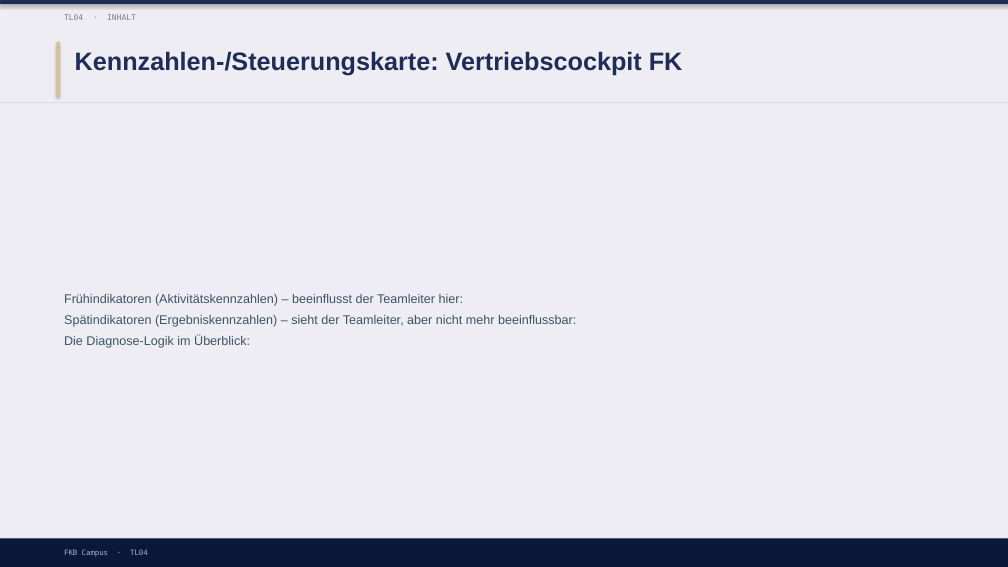
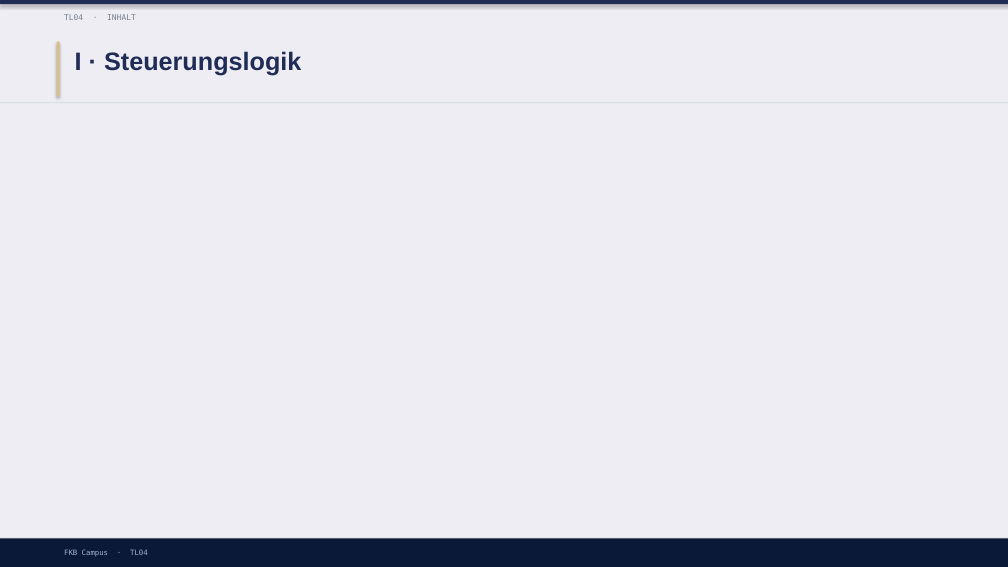
Before and after one commit to ck5rqc47pr-byte/firmenkundenakademie-online, a slide deck: slide 5 of protected-downloads/praesentation/TL04.pptx (slide 10 before the commit). Drawn at 1008x567 pixels with LibreOffice and Linux fonts; fonts in the diff are those of the drawing. Boxes give left, top, right and bottom in pixels: in the first picture for what was removed or moved away, otherwise in the second. Text is boxed around its words. In the diff, an @@ line names an element or a change of style, - is before the commit and + after.

```diff
--- a/protected-downloads/praesentation/TL04.pptx
+++ b/protected-downloads/praesentation/TL04.pptx
@@ text at (x1=75, y1=51, x2=301, y2=76): text changed @@
-Kennzahlen-/Steuerungskarte: Vertriebscockpit FK
+I · Steuerungslogik
@@ text removed at (x1=64, y1=294, x2=576, y2=348) @@
-Frühindikatoren (Aktivitätskennzahlen) – beeinflusst der Teamleiter hier:
-Spätindikatoren (Ergebniskennzahlen) – sieht der Teamleiter, aber nicht mehr beeinflussbar:
-Die Diagnose-Logik im Überblick:
```
Also in this commit, not shown: 4 other slides changed, 14 slides added, 3 slides removed, 4 other files.
